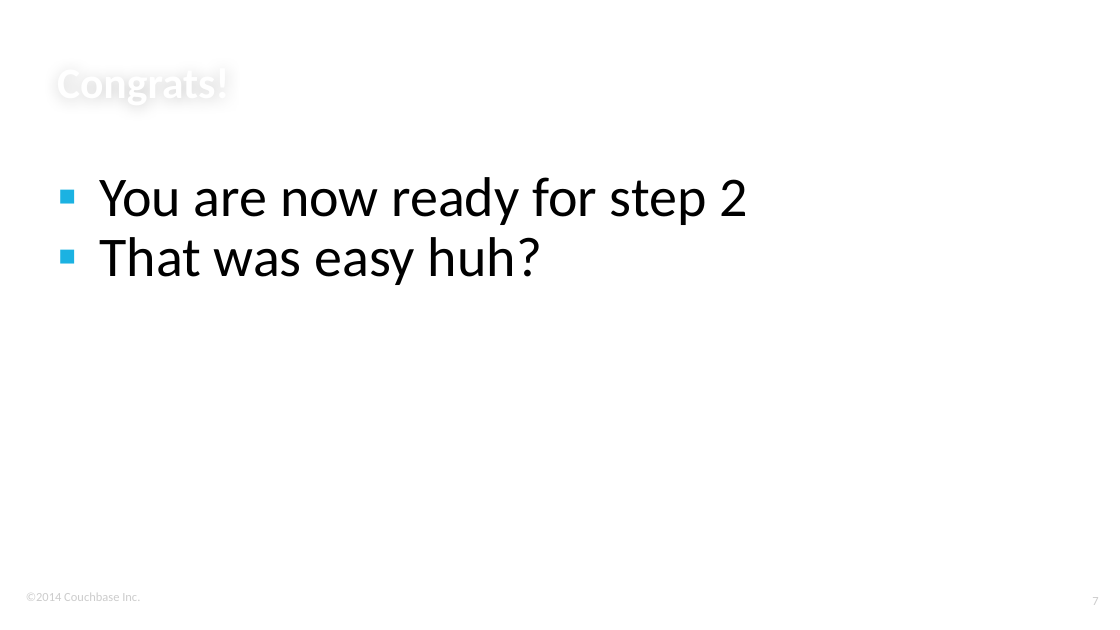
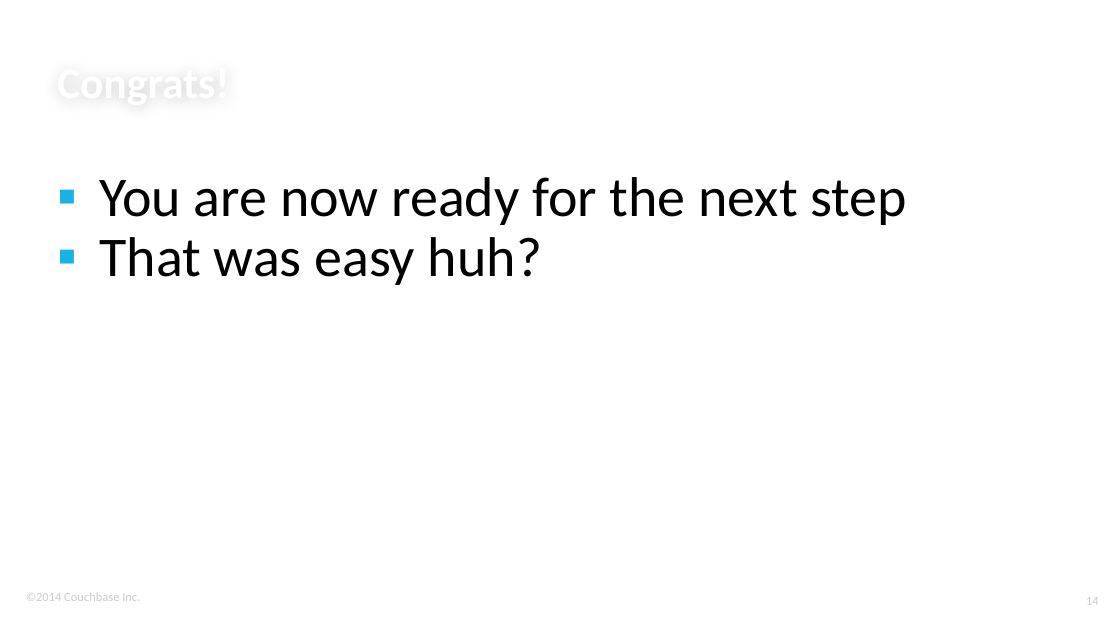
Before and after one commit to ldoguin/couchbase-mobile-android-workshop, a slide deck: slide 14 of AndroidWorkshopMasterDetailFlow.pptx (slide 7 before the commit). Drawn at 1120x630 pixels with LibreOffice and Linux fonts; fonts in the diff are those of the drawing; background and template pictures are left out. Boxes give left, top, right and bottom in pixels: in the first picture for what was removed or moved away, otherwise in the second. Text is boxed around its words. In the diff, an @@ line names an element or a change of style, - is before the commit and + after.

```diff
--- a/AndroidWorkshopMasterDetailFlow.pptx
+++ b/AndroidWorkshopMasterDetailFlow.pptx
@@ text at bbox=[99, 177, 907, 225]: text changed @@
-▪ You are now ready for step 2
+▪ You are now ready for the next step
@@ page number at bbox=[1086, 597, 1099, 605]: text changed @@
-7
+14
```
Also in this commit, not shown: 3 other slides changed, 28 slides added, 47 slides removed.
